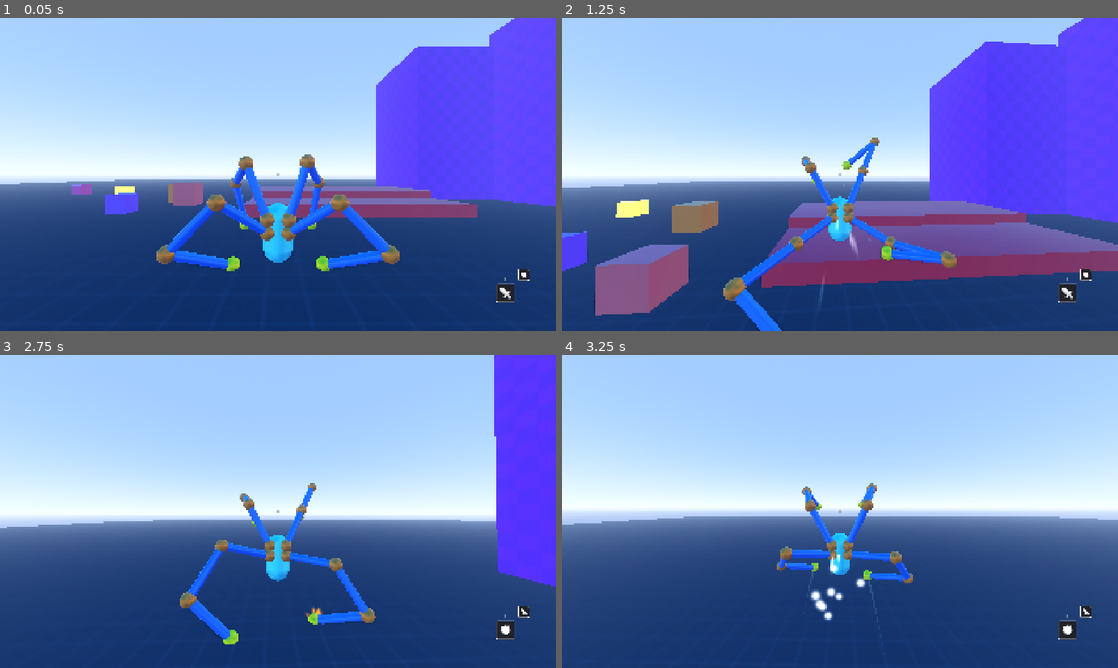
Above: before the commit, frames 1-4 (two rows, left to right).
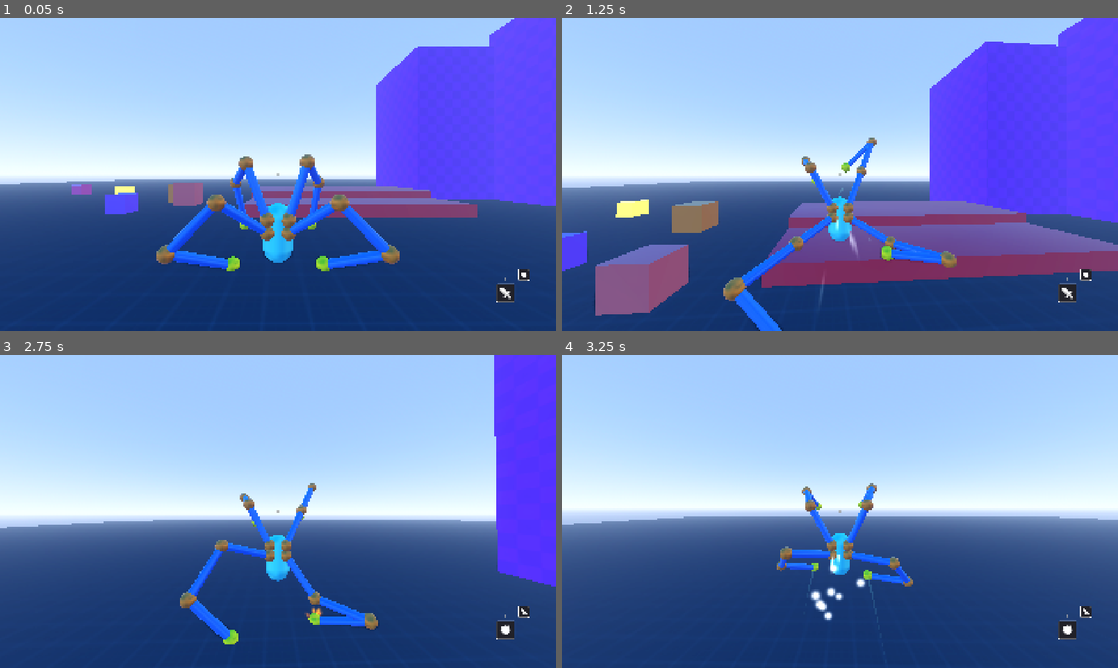
Above: after the commit, the same moments.

Repository: lliamsymonds04/doc-oc
Game: Godot game, scene res://main.tscn
Same seed, same stepped clock (60 frames per second), same inputs: the game is played once before the commit and once after it.
Inputs (mouse positions are in pixels of both pictures, inside the frame that each line leads up to):
- Up to frame 1 (0.05 s): no input
- Up to frame 2 (1.25 s): move the mouse to (867, 174) at 0.52 s; hold W (forward) from 0.53 s (still down); click (867, 174) at 0.6 s; tap Space (jump) at 0.77 s
- Up to frame 3 (2.75 s): keep holding W (forward); move the mouse to (250, 511) at 1.27 s; tap R (mode-switch) at 1.35 s; tap Space (jump) at 1.52 s; move the mouse to (289, 505) at 2.02 s; hold Right mouse button (right-click) from 2.03 s (still down)
- Up to frame 4 (3.25 s): keep holding W (forward); move the mouse to (834, 517) at 2.77 s; release Right mouse button (right-click) at 2.78 s; tap Shift (sprint) at 2.85 s; tap Space (jump) at 3.02 s

Frame 1 is identical in both runs. In frame 2, 0.2% of the frame differs, in the area x 50-58%, y 38-60%; in frame 3, 1.2%, in the area x 51-69%, y 47-88%; in frame 4, 0.4%.

Commit message:
fix: drop the duplicate pole alignment and the leftover pre-loop call

Diff:
--- a/systems/inverse_kinematics/fabrik_solver.gd
+++ b/systems/inverse_kinematics/fabrik_solver.gd
@@ -215,12 +215,6 @@
 	var max_dev := deg_to_rad(180.0 - min_joint_angle)
 	var has_hinges := not hinge_axes.is_empty() and joints.size() >= 3 and use_pole_constraints
 
-	if use_pole_constraints:
-		apply_pole(target, root, pole)
-
-	if use_pole_constraints:
-		apply_pole(target, root, pole)
-
 	for _iter in range(max_iterations):
 		var global_hinge := _global_hinge(root, target, pole) if has_hinges else Vector3.ZERO
 
